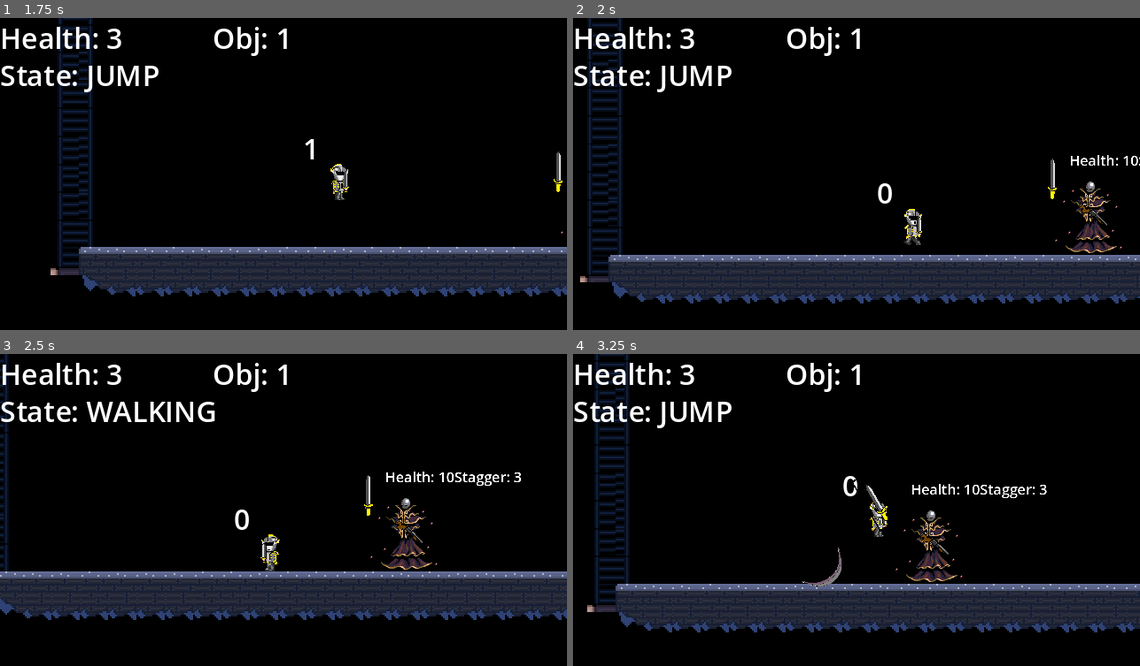
Above: before the commit, frames 1-4 (two rows, left to right).
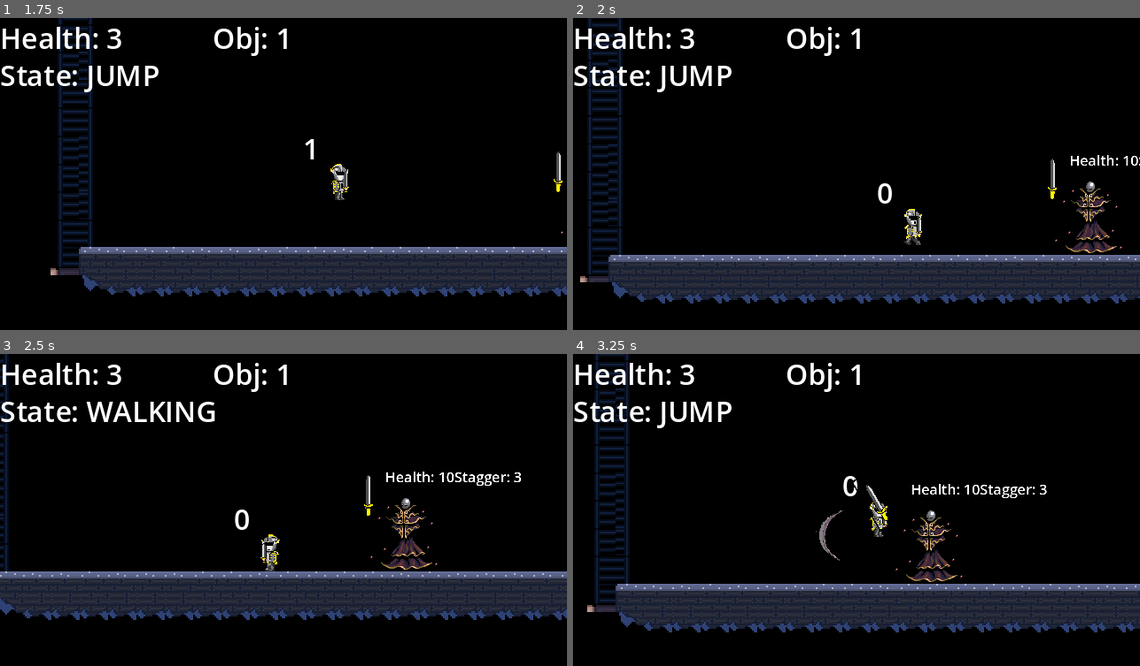
Above: after the commit, the same moments.

Repository: bermuda-ix/GODOT_PROJECTS
Game: Godot game, scene res://levels/boss_test.tscn
Two runs of this game, one before a commit and one after it. Both use one fixed random seed, a clock stepped at 60 frames per second and the inputs below. This scene is started directly instead of the project's main scene.
Inputs (mouse positions are in pixels of both pictures, inside the frame that each line leads up to):
- Up to frame 1 (1.75 s): tap Enter (ui_accept) at 0.5 s; move the mouse to (408, 161) at 0.52 s; hold Right (ui_right) from 0.53 s (still down); tap Ctrl (Dodge) at 0.6 s; tap Space (jump) at 0.77, 1.52 s; move the mouse to (170, 192) at 1.27 s; click (170, 192) at 1.35 s
- Up to frame 2 (2 s): keep holding Right (ui_right)
- Up to frame 3 (2.5 s): move the mouse to (340, 444) at 2.02 s; release Right (ui_right) at 2.03 s; hold Left (ui_left) from 2.03 s (still down); tap E (parry) at 2.1 s
- Up to frame 4 (3.25 s): move the mouse to (828, 575) at 2.77 s; release Left (ui_left) at 2.78 s; hold Right (ui_right) from 2.78 s (still down); tap Shift (sprint) at 2.85 s; tap Space (jump) at 3.02 s

Frame 1 is identical in both runs. In frame 2, less than 0.1% of the frame differs, in the area x 89-95%, y 59-67%; in frame 3, less than 0.1%; in frame 4, 0.3%, in the area x 40-67%, y 50-75%.

Commit message:
Range Attack Polish

Diff:
--- a/FirstProj/MainProjFolder/chars/boss_enemy.gd
+++ b/FirstProj/MainProjFolder/chars/boss_enemy.gd
@@ -16,6 +16,7 @@
 @onready var animation_player = $AnimationPlayer as AnimationPlayer
 @onready var turret = $Turret
 @onready var bullet = preload("res://Component/wave_projectile.tscn")
+@onready var turret_body = $Turret/TurretBody
 
 
 @onready var floor_jump_check_right = $JumpChecks/FloorJumpCheckRight as RayCast2D
@@ -79,7 +80,7 @@
 	stg_cnt=stagger.get_max_stagger()
 	#hb_collison.disabled = true
 	turret.setup()
-	turret.turret_body.visible=true
+	turret_body.visible=false
 
 
 func _process(_delta):
@@ -88,9 +89,10 @@
 		#hb_collison.disabled=false
 	#hb_collison.disabled = true
 	turret.track_player()
-	turret.rotate_bullet()
+	#turret.rotate_bullet()
 	turret.shoot()
-	#turret.rotate(player_tracking.rotation)
+
+
 
 	print(turret.direction_to_player)
 	if current_state != States.ATTACK:
@@ -198,9 +200,11 @@
 
 	var direction_to_player : Vector2 = Vector2(player.position.x, player.position.y)\
 	- player_tracking.position
+	var dir_bullet = (to_local(player.position) - turret_body.position)
 
 	player_tracker_pivot.look_at(direction_to_player)
 
+	turret_body.rotation=dir_bullet.angle()
 
 
 func handle_vision():
@@ -310,7 +314,7 @@
 	print("shoot")
 	var bullet_inst = bullet.instantiate()
 	bullet_inst.set_speed(300.0)
-	bullet_inst.dir = (turret.player_tracking.target_position).normalized()
+	bullet_inst.dir = (turret.player_tracker.target_position).normalized()
 	bullet_inst.spawnPos = Vector2(position.x, position.y-25)
-	bullet_inst.spawnRot = turret.turret_body.rotation
+	bullet_inst.spawnRot = turret_body.rotation
 	get_tree().current_scene.add_child(bullet_inst)
--- a/FirstProj/MainProjFolder/chars/boss_enemy.tscn
+++ b/FirstProj/MainProjFolder/chars/boss_enemy.tscn
@@ -1,10 +1,11 @@
-[gd_scene load_steps=28 format=3 uid="uid://euuv6783mj1j"]
+[gd_scene load_steps=29 format=3 uid="uid://euuv6783mj1j"]
 
 [ext_resource type="PackedScene" uid="uid://cyceakrgrsniu" path="res://chars/base_enemy.tscn" id="1_47i7i"]
 [ext_resource type="Texture2D" uid="uid://eu8iskdngshs" path="res://Art_Components/Enemies/Bosses/spritesheets/spritesheets/mage-1-85x94.png" id="2_klelx"]
 [ext_resource type="Script" path="res://chars/boss_enemy.gd" id="2_r4b5u"]
 [ext_resource type="Texture2D" uid="uid://d2ggaktiv0hrj" path="res://knight.png" id="3_kcqrd"]
 [ext_resource type="PackedScene" uid="uid://0ug6bp2pmux4" path="res://chars/turret.tscn" id="5_1gga1"]
+[ext_resource type="Texture2D" uid="uid://c74d14ub8w3oa" path="res://Art_Components/Shotgun/Escopeta.png" id="6_ttgya"]
 
 [sub_resource type="AtlasTexture" id="AtlasTexture_0dwob"]
 atlas = ExtResource("2_klelx")
@@ -565,6 +566,11 @@
 [node name="Turret" parent="." index="16" instance=ExtResource("5_1gga1")]
 position = Vector2(0, -36)
 
+[node name="TurretBody" type="Sprite2D" parent="Turret" index="2"]
+position = Vector2(0, 9.53674e-07)
+scale = Vector2(0.049308, 0.00735294)
+texture = ExtResource("6_ttgya")
+
 [connection signal="health_depleted" from="Health" to="." method="_on_health_health_depleted"]
 [connection signal="parried" from="HitBox" to="." method="_on_hit_box_parried"]
 [connection signal="body_entered" from="AttackRange" to="." method="_on_attack_range_body_entered"]
--- a/FirstProj/MainProjFolder/chars/turret.gd
+++ b/FirstProj/MainProjFolder/chars/turret.gd
@@ -5,8 +5,8 @@
 
 var player_found : bool = false
 var player : PlayerEntity = null
-@onready var turret_body = $TurretBody
-@onready var player_tracking = $PlayerTracking
+#@onready var turret_body = $TurretBody
+@onready var player_tracker = $PlayerTracking
 @onready var shoot_timer = $ShootTimer
 var direction_to_player : Vector2
 
@@ -24,7 +24,7 @@
 # Called every frame. 'delta' is the elapsed time since the previous frame.
 func _process(delta):
 	track_player()
-	rotate_bullet()
+	#rotate_bullet()
 	shoot()
 	pos=position
 
@@ -32,21 +32,21 @@
 func setup():
 	player = get_tree().get_first_node_in_group("player")
 	shoot_timer.start()
-	turret_body.visible=false
+	#turret_body.visible=false
 
 
 func track_player():
 	if player == null:
 		return
 
-	player_tracking.target_position = to_local(player.position)
+	player_tracker.target_position = to_local(player.position)
 
 	direction_to_player = player.position - pos
-	turret_body.rotation=direction_to_player.angle()
+	#turret_body.rotation=direction_to_player.angle()
 	dist_to_player = direction_to_player
 
 func rotate_bullet():
-	rotate(player_tracking.rotation)
+	rotate(player_tracker.rotation)
 
 func shoot():
 	if ranged_mode==true:
--- a/FirstProj/MainProjFolder/chars/turret.tscn
+++ b/FirstProj/MainProjFolder/chars/turret.tscn
@@ -1,30 +1,9 @@
-[gd_scene load_steps=5 format=3 uid="uid://0ug6bp2pmux4"]
+[gd_scene load_steps=2 format=3 uid="uid://0ug6bp2pmux4"]
 
 [ext_resource type="Script" path="res://chars/turret.gd" id="1_b2tnk"]
-[ext_resource type="Texture2D" uid="uid://c74d14ub8w3oa" path="res://Art_Components/Shotgun/Escopeta.png" id="1_kqhmr"]
-
-[sub_resource type="AtlasTexture" id="AtlasTexture_2b5t0"]
-atlas = ExtResource("1_kqhmr")
-region = Rect2(0, 144, 578, 144)
-
-[sub_resource type="SpriteFrames" id="SpriteFrames_6n6eh"]
-animations = [{
-"frames": [{
-"duration": 1.0,
-"texture": SubResource("AtlasTexture_2b5t0")
-}],
-"loop": true,
-"name": &"default",
-"speed": 5.0
-}]
 
 [node name="Turret" type="Node2D"]
 script = ExtResource("1_b2tnk")
-
-[node name="TurretBody" type="AnimatedSprite2D" parent="."]
-position = Vector2(0, -8)
-scale = Vector2(0.0847751, 0.111111)
-sprite_frames = SubResource("SpriteFrames_6n6eh")
 
 [node name="PlayerTracking" type="RayCast2D" parent="."]
 target_position = Vector2(48, 0)
